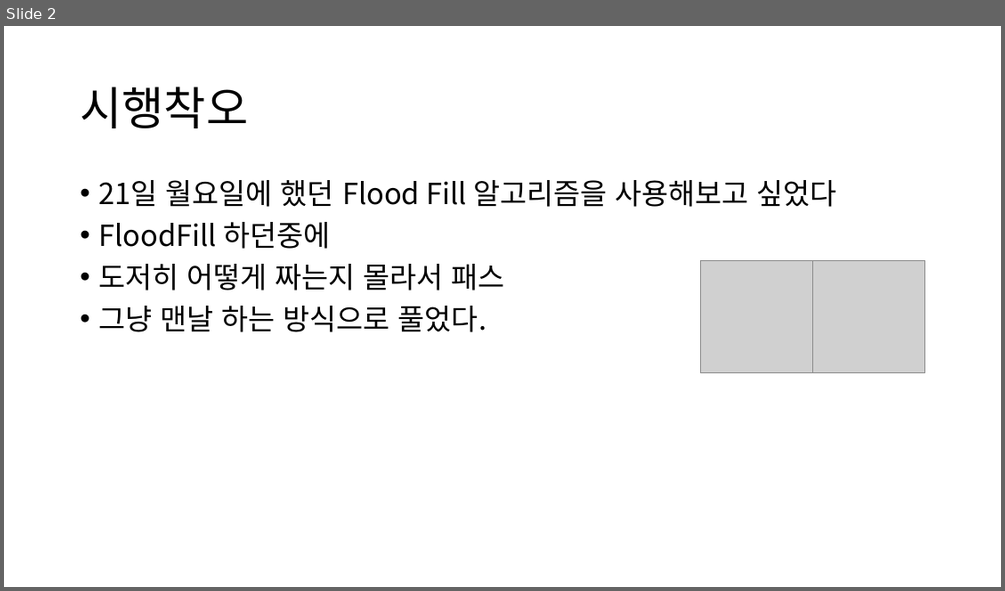
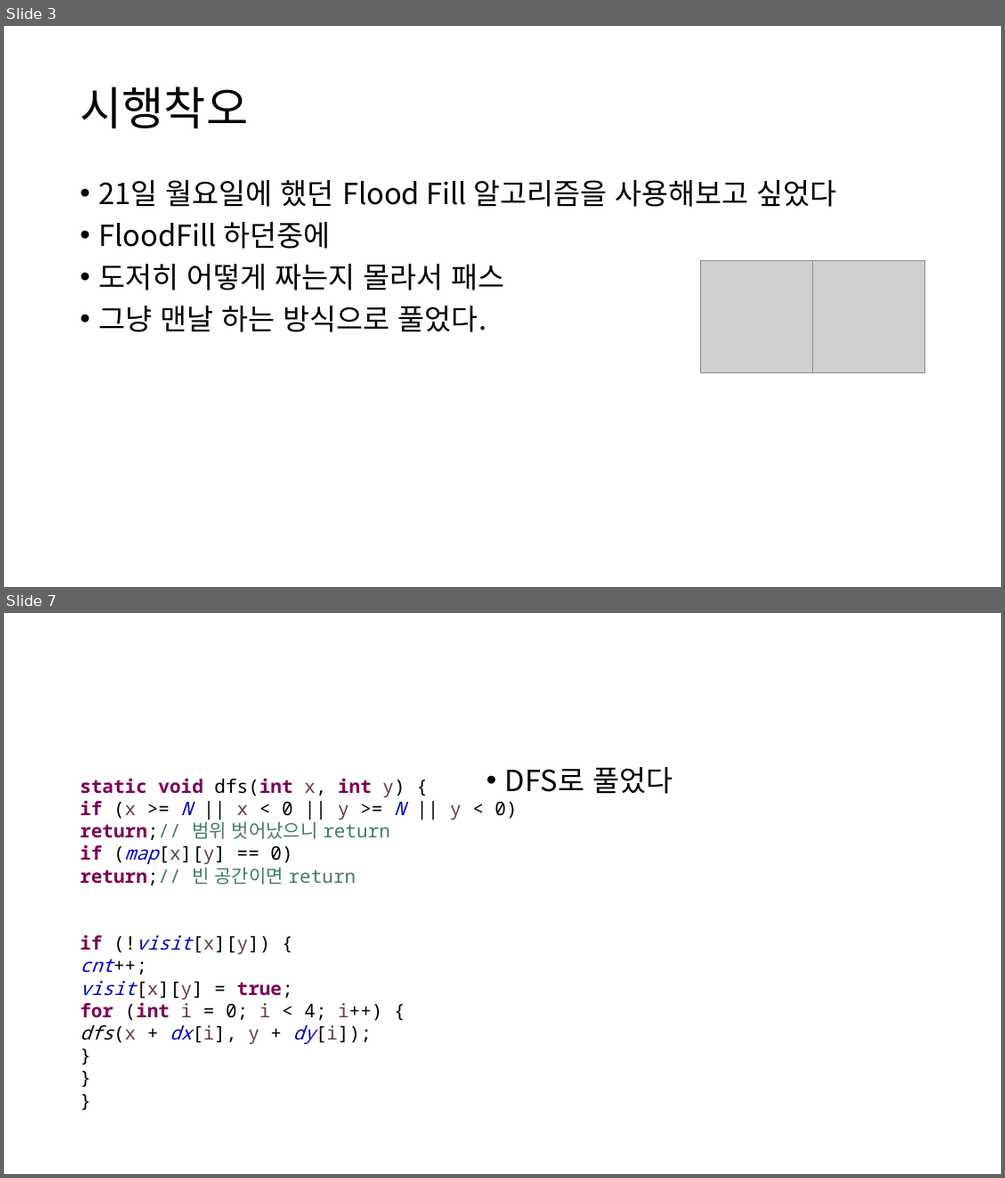
Before and after one commit to Grat3Su/ss_algorithm, a slide deck: 백준 2667 문제 풀이.pptx. Shown one above the other, each under a label of ours: slide 2 before the commit, slides 3 and 7 after it; the slides between them are not shown. The pictures are 1005x591 and 1005x1178 pixels, drawn with LibreOffice and Linux fonts; fonts in the diff are those of the drawing; grey boxes stand for pictures. Boxes give left, top, right and bottom in pixels: in the first picture for what was removed or moved away, otherwise in the second. Text is boxed around its words. In the diff, an @@ line names an element or a change of style, - is before the commit and + after.

```diff
--- a/백준 2667 문제 풀이.pptx
+++ b/백준 2667 문제 풀이.pptx
@@ slide 7 added at (4,613,1001,1174), background #FFFFFF @@
@@ text added at (505,767,672,794), 28 pt, text #000000 @@
+• DFS로 풀었다
@@ text added at (80,778,517,1044), 18 pt, text #000000 @@
+static void dfs(int x, int y) {
+if (x >= N || x < 0 || y >= N || y < 0)
+return;// 범위 벗어났으니 return
+if (map[x][y] == 0)
+return;// 빈 공간이면 return
+if (!visit[x][y]) {
+cnt++;
+visit[x][y] = true;
+for (int i = 0; i < 4; i++) {
+dfs(x + dx[i], y + dy[i]);
+}
+}
+}
@@ what was slide 2 is now slide 3 @@
```
Also in this commit, not shown: 1 slide changed, 3 other slides added, 4 other files.
